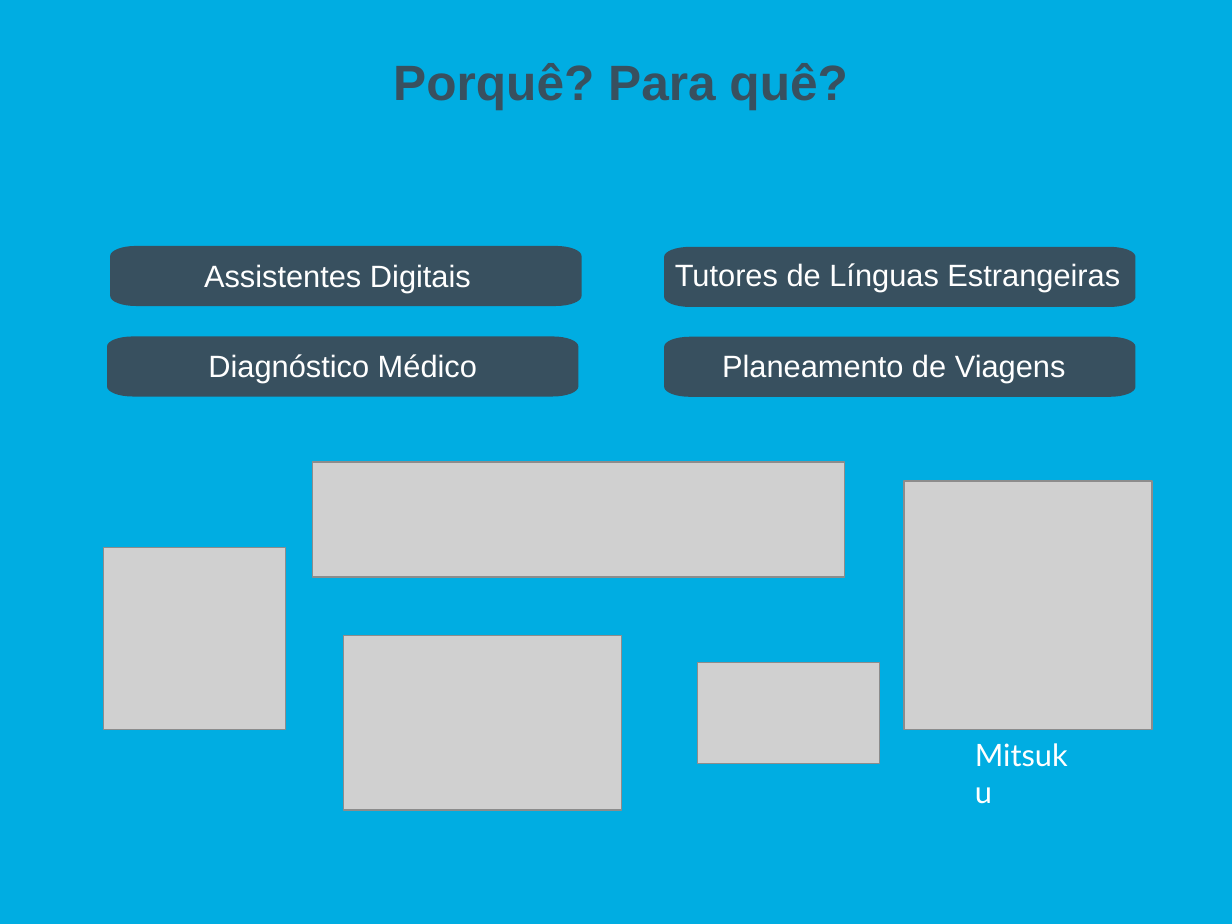
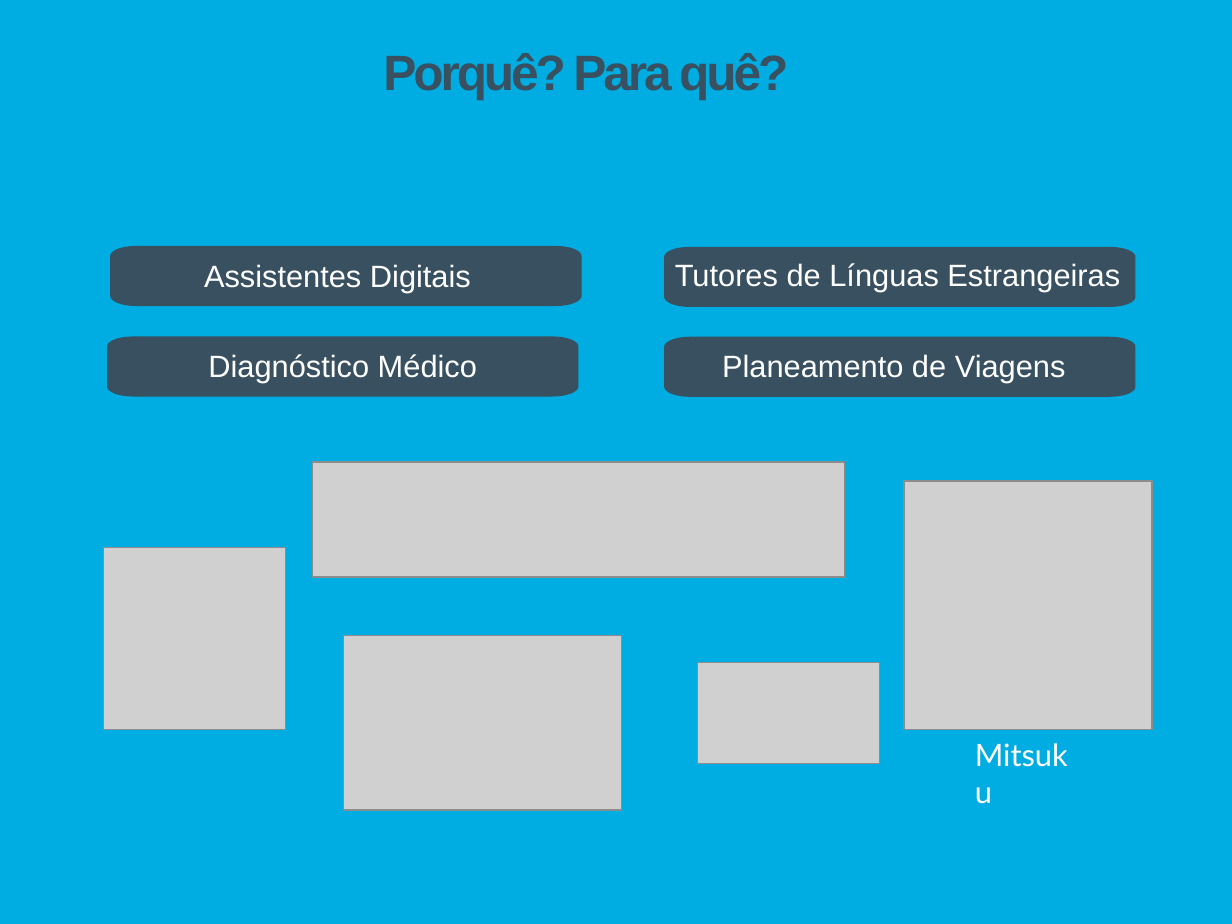
Before and after one commit to Tibblue/PLC, a slide deck: slide 4 of LEI/apresentações/apresLEI_raul.pptx. Drawn at 1232x924 pixels with LibreOffice and Linux fonts; fonts in the diff are those of the drawing; grey boxes stand for pictures. Boxes give left, top, right and bottom in pixels: in the first picture for what was removed or moved away, otherwise in the second. Text is boxed around its words. In the diff, an @@ line names an element or a change of style, - is before the commit and + after.

```diff
--- a/LEI/apresentações/apresLEI_raul.pptx
+++ b/LEI/apresentações/apresLEI_raul.pptx
@@ title "Porquê? Para quê?" moved from (x1=393, y1=63, x2=847, y2=109) to (x1=383, y1=53, x2=788, y2=99) @@
@@ title "Porquê? Para quê?" at (x1=383, y1=53, x2=788, y2=99): letter spacing 0 to -1.9 pt; alignment centre to left; indent changed; more space between paragraphs; vertical alignment middle to top @@
```
Also in this commit, not shown: 5 other slides changed, 4 slides added, 3 slides removed.
